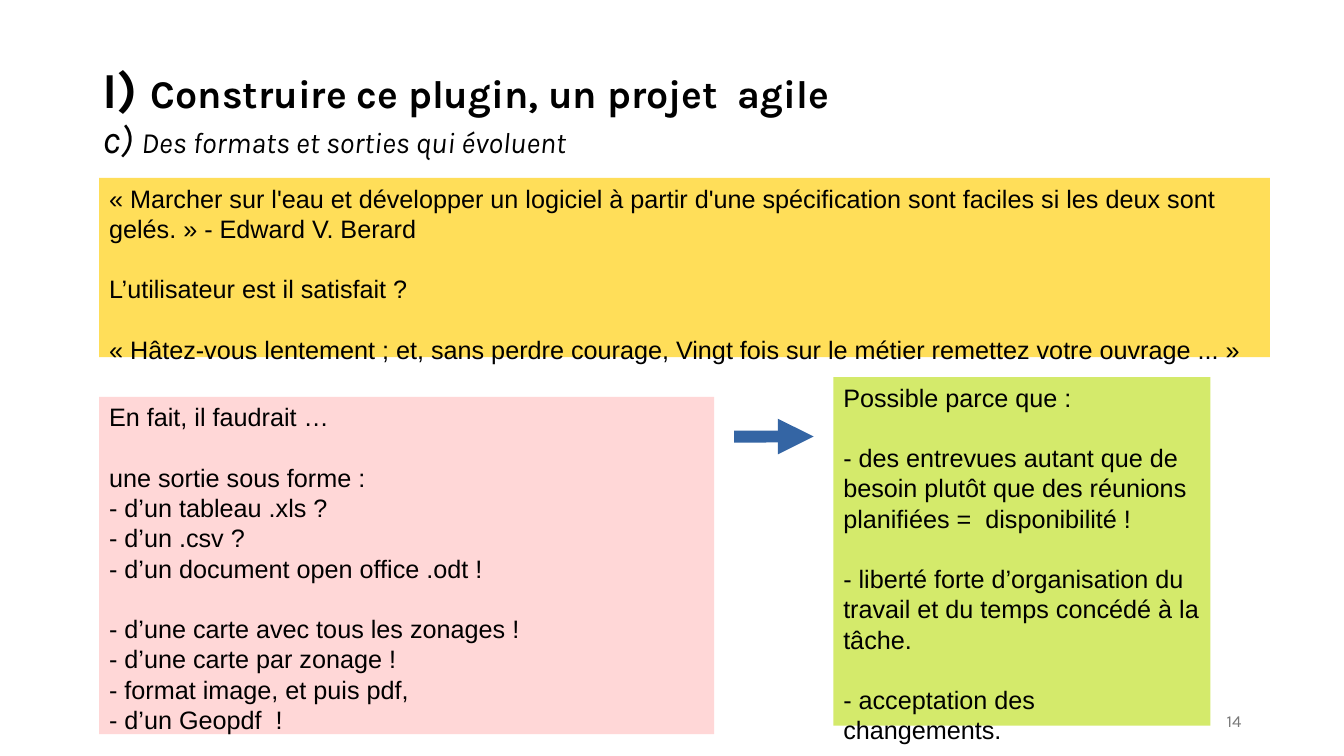
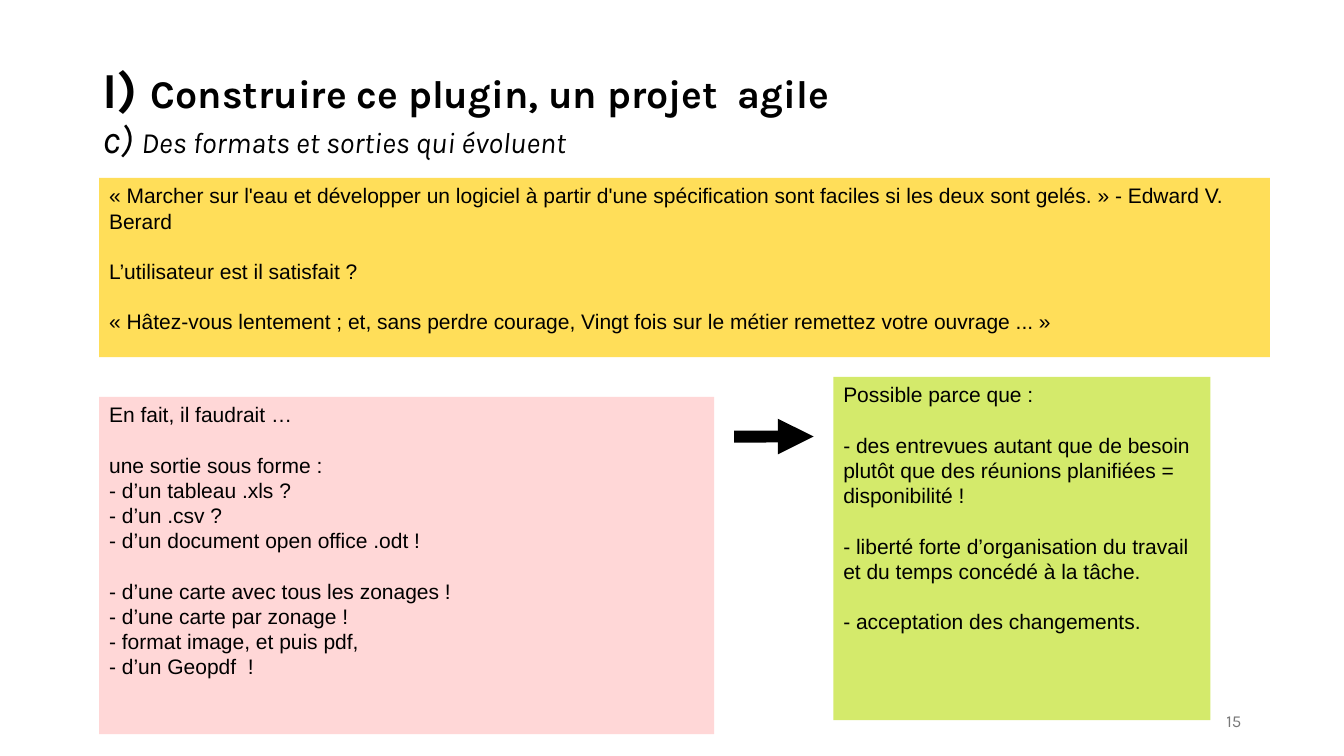
Before and after one commit to tomflyjc/Instruction_ADS, a slide deck: slide 15 of plugin_Instruction_ADS.odp (slide 14 before the commit). Drawn at 1344x756 pixels with LibreOffice and Linux fonts; fonts in the diff are those of the drawing. Boxes give left, top, right and bottom in pixels: in the first picture for what was removed or moved away, otherwise in the second. Text is boxed around its words. In the diff, an @@ line names an element or a change of style, - is before the commit and + after.

```diff
--- a/plugin_Instruction_ADS.odp
+++ b/plugin_Instruction_ADS.odp
@@ size 18 to 15 pt in 3 elements at bbox=[99, 397, 714, 735], bbox=[99, 177, 1269, 357], bbox=[834, 377, 1211, 721] @@
@@ rectangle "Possible parce que :": place and size @@
-rectangle "Possible parce que :" at bbox=[834, 377, 1211, 726]
+rectangle "Possible parce que :" at bbox=[834, 377, 1211, 721]
@@ arrow (734, 437) - (814, 437): stroke #3465A4 8.5 pt to #000000 8.5 pt @@
@@ page number at bbox=[1226, 716, 1241, 727]: text changed @@
-14
+15
```
Also in this commit, not shown: 15 other slides changed, 8 slides added, 6 slides removed.
